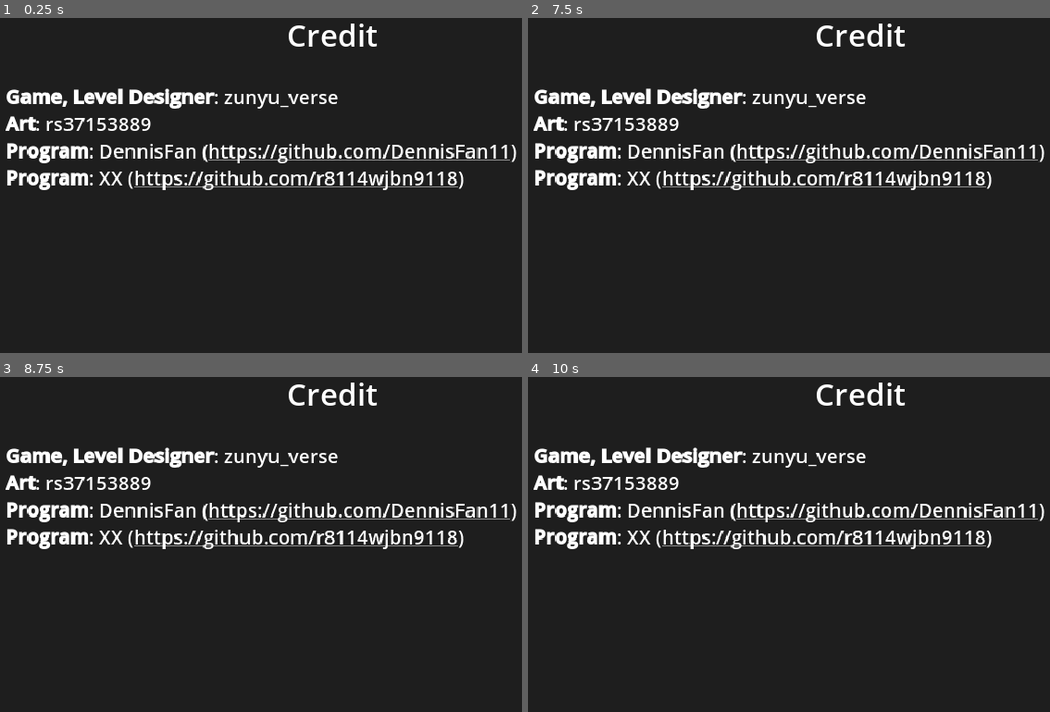
Above: before the commit, frames 1-4 (two rows, left to right).
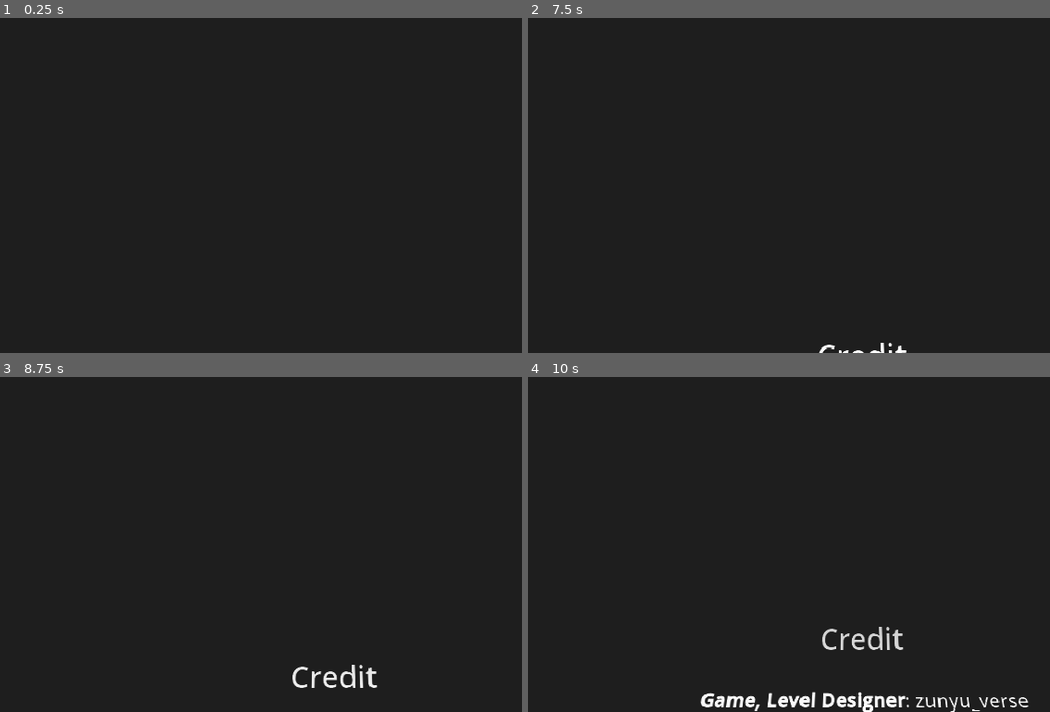
Above: after the commit, the same moments.

Repository: r8114wjbn9118/Hello-Godot-Game-Jam-1
Game: Godot game, scene res://scene/Credit.tscn
Two runs of this game, one before a commit and one after it. Both use one fixed random seed, a clock stepped at 60 frames per second and the inputs below. This scene is started directly instead of the project's main scene. The engine's default icon, where the game draws it, is replaced by a stand-in: a white triangle on a blue panel in a dark square. Sound files missing from this copy of the repository are replaced by a short silence.
Inputs (mouse positions are in pixels of both pictures, inside the frame that each line leads up to):
- Up to frame 1 (0.25 s): no input
- Up to frame 2 (7.5 s): tap Enter (ui_accept) at 0.5, 0.77, 1.25, 1.52, 2, 2.75, 3.02, 3.5, 3.77, 4.25, 4.52, 6.02, 6.77 s; move the mouse to (862, 152) at 0.52 s; press the mouse at (862, 152) at 0.53 s; hold Right (ui_right) 0.53-1.28 s; tap Z (z) at 0.8, 1.35, 2.3, 2.85, 3.8, 4.35, 5.3, 5.85, 6.8, 7.35 s; move the mouse to (710, 165) at 1.27 s; release the mouse at (710, 165) at 1.28 s; hold Down (ui_down) 1.28-2.03 s; click (710, 165) at 1.55 s; move the mouse to (935, 51) at 2.02 s; press the mouse at (935, 51) at 2.03 s; hold Right (ui_right) 2.03-2.78 s; move the mouse to (825, 229) at 2.77 s; release the mouse at (825, 229) at 2.78 s; hold Up (ui_up) 2.78-3.53 s; click (825, 229) at 3.05 s; move the mouse to (outside the picture) at 3.52 s; press the mouse at (outside the picture) at 3.53 s; hold Left (ui_left) 3.53-5.03 s; move the mouse to (637, 81) at 4.27 s; release the mouse at (637, 81) at 4.28 s; click (637, 81) at 4.55 s; move the mouse to (898, 145) at 5.02 s; press the mouse at (898, 145) at 5.03 s; hold Down (ui_down) 5.03-5.78 s; move the mouse to (752, 41) at 5.77 s; release the mouse at (752, 41) at 5.78 s; hold Right (ui_right) 5.78-6.53 s; click (752, 41) at 6.05 s; move the mouse to (1023, 125) at 6.52 s; press the mouse at (1023, 125) at 6.53 s; hold Up (ui_up) 6.53-7.28 s; move the mouse to (710, 165) at 7.27 s; release the mouse at (710, 165) at 7.28 s; hold Right (ui_right) from 7.28 s (still down)
- Up to frame 3 (8.75 s): tap Enter (ui_accept) at 7.52 s; click (182, 524) at 7.55 s; move the mouse to (407, 410) at 8.02 s; release Right (ui_right) at 8.03 s; press the mouse at (407, 410) at 8.03 s; hold Down (ui_down) from 8.03 s (still down); tap Z (z) at 8.3 s
- Up to frame 4 (10 s): move the mouse to (825, 588) at 8.77 s; release Down (ui_down) at 8.78 s; release the mouse at (825, 588) at 8.78 s; hold Left (ui_left) 8.78-9.53 s; tap Z (z) at 8.85, 9.8 s; tap Enter (ui_accept) at 9.02, 9.77 s; click (825, 588) at 9.05 s; move the mouse to (outside the picture) at 9.52 s; press the mouse at (outside the picture) at 9.53 s; hold Up (ui_up) from 9.53 s (still down)

The runs differ from the first frame. In frame 1, 6.8% of the frame differs, in the area x 1-99%, y 1-52%; in frame 2, 7.0%; in frame 3, 7.3%; in frame 4, 8.5%, in the area x 1-99%, y 1-100%.

Commit message:
end anime

Diff:
--- /dev/null
+++ b/scene/Credit.gdshader
@@ -0,0 +1,23 @@
+shader_type canvas_item;
+uniform sampler2D SCREEN_TEXTURE:hint_screen_texture;
+
+uniform vec2 screen_size = vec2(1000.0, 500.0);
+varying mat4 world_to_screen;
+varying mat4 screen_to_world;
+void vertex(){
+	world_to_screen = SCREEN_MATRIX * CANVAS_MATRIX;
+	screen_to_world = inverse(world_to_screen);
+}
+void fragment() {
+	vec2 uv = SCREEN_UV;
+	//uv = uv * 2.0 - 1.0;
+	//uv = (screen_to_world * vec4(uv,0,1)).xy;
+	//vec2 fix_screen_size = screen_size/2.0;
+	float h = 1.0+((1.0-uv.y)/2.0);
+	uv.x = (uv.x - 0.5)*h + 0.5;
+
+	//uv = (world_to_screen * vec4(uv,0,1)).xy;
+	//uv = uv * 0.5 + 0.5;
+	COLOR = texture(SCREEN_TEXTURE, uv);
+	//COLOR.rg = uv;
+}
--- a/scene/Credit.tscn
+++ b/scene/Credit.tscn
@@ -1,8 +1,52 @@
-[gd_scene load_steps=2 format=3 uid="uid://ca1dlcv0wq1f4"]
+[gd_scene load_steps=8 format=3 uid="uid://ca1dlcv0wq1f4"]
 
+[ext_resource type="Script" path="res://scene/credit.gd" id="1_5snkl"]
+[ext_resource type="Shader" path="res://scene/Credit.gdshader" id="1_g8yeg"]
 [ext_resource type="Script" path="res://scene/rich_text_label.gd" id="1_hhalx"]
 
+[sub_resource type="ShaderMaterial" id="ShaderMaterial_6lvr1"]
+shader = ExtResource("1_g8yeg")
+shader_parameter/screen_size = Vector2(500, 250)
+
+[sub_resource type="Animation" id="Animation_46aq2"]
+resource_name = "credit"
+length = 20.0
+tracks/0/type = "value"
+tracks/0/imported = false
+tracks/0/enabled = true
+tracks/0/path = NodePath("CanvasLayer/CanvasGroup/RichTextLabel:position")
+tracks/0/interp = 1
+tracks/0/loop_wrap = true
+tracks/0/keys = {
+"times": PackedFloat32Array(0, 20),
+"transitions": PackedFloat32Array(1, 1),
+"update": 0,
+"values": [Vector2(1, 785), Vector2(0, 0)]
+}
+
+[sub_resource type="Animation" id="Animation_o0003"]
+length = 0.001
+tracks/0/type = "value"
+tracks/0/imported = false
+tracks/0/enabled = true
+tracks/0/path = NodePath("CanvasLayer/CanvasGroup/RichTextLabel:position")
+tracks/0/interp = 1
+tracks/0/loop_wrap = true
+tracks/0/keys = {
+"times": PackedFloat32Array(0),
+"transitions": PackedFloat32Array(1),
+"update": 0,
+"values": [Vector2(1, 785)]
+}
+
+[sub_resource type="AnimationLibrary" id="AnimationLibrary_kxf08"]
+_data = {
+"RESET": SubResource("Animation_o0003"),
+"credit": SubResource("Animation_46aq2")
+}
+
 [node name="Credit" type="Node2D"]
+script = ExtResource("1_5snkl")
 
 [node name="CanvasLayer" type="CanvasLayer" parent="."]
 
@@ -27,29 +71,38 @@
 grow_vertical = 2
 color = Color(0.118581, 0.118581, 0.118581, 1)
 
-[node name="RichTextLabel" type="RichTextLabel" parent="CanvasLayer/Control"]
-layout_mode = 1
-anchors_preset = 15
-anchor_right = 1.0
-anchor_bottom = 1.0
-offset_left = 55.0
-offset_top = 76.0
-offset_right = -56.0
-offset_bottom = -55.0
+[node name="CanvasGroup" type="CanvasGroup" parent="CanvasLayer"]
+material = SubResource("ShaderMaterial_6lvr1")
+
+[node name="RichTextLabel" type="RichTextLabel" parent="CanvasLayer/CanvasGroup"]
+anchors_preset = 8
+anchor_left = 0.5
+anchor_top = 0.5
+anchor_right = 0.5
+anchor_bottom = 0.5
+offset_left = 1.0
+offset_top = 785.0
+offset_right = 961.0
+offset_bottom = 1321.0
 grow_horizontal = 2
 grow_vertical = 2
 bbcode_enabled = true
-text = "
-[font_size=40][center]Credit[/center][/font_size]
+text = "[center]
+[font_size=40]Credit[/font_size]
 [font_size=25]
-[b]Game, Level Designer[/b]: zunyu_verse
-[b]Art[/b]: rs37153889
-[b]Program[/b]: DennisFan ([url]https://github.com/DennisFan11[/url])
-[b]Program[/b]: XX ([url]https://github.com/r8114wjbn9118[/url])
+[b] Game, Level Designer[/b]: zunyu_verse
+[b] Art[/b]: rs37153889
+[b] Program[/b]: DennisFan ([url]https://github.com/DennisFan11[/url])
+[b] Program[/b]: XX ([url]https://github.com/r8114wjbn9118[/url])
 [/font_size]
 
-
+[/center]
 "
 script = ExtResource("1_hhalx")
 
-[connection signal="meta_clicked" from="CanvasLayer/Control/RichTextLabel" to="CanvasLayer/Control/RichTextLabel" method="_on_meta_clicked"]
+[node name="AnimationPlayer" type="AnimationPlayer" parent="."]
+libraries = {
+"": SubResource("AnimationLibrary_kxf08")
+}
+
+[connection signal="meta_clicked" from="CanvasLayer/CanvasGroup/RichTextLabel" to="CanvasLayer/CanvasGroup/RichTextLabel" method="_on_meta_clicked"]
--- /dev/null
+++ b/scene/credit.gd
@@ -0,0 +1,11 @@
+extends Node2D
+
+
+# Called when the node enters the scene tree for the first time.
+func _ready() -> void:
+	$AnimationPlayer.play("credit")
+
+
+# Called every frame. 'delta' is the elapsed time since the previous frame.
+func _process(delta: float) -> void:
+	pass
--- a/scene/end.tscn
+++ b/scene/end.tscn
@@ -1,9 +1,15 @@
-[gd_scene load_steps=10 format=3 uid="uid://cqe7ynybyj5hp"]
+[gd_scene load_steps=17 format=3 uid="uid://cqe7ynybyj5hp"]
 
 [ext_resource type="Script" path="res://script/end.gd" id="1_1cnwt"]
 [ext_resource type="Texture2D" uid="uid://cxqothrvfx6ja" path="res://image/過關畫面/影格2.png" id="1_kspbj"]
 [ext_resource type="Texture2D" uid="uid://bho4k7u6fqrmi" path="res://image/過關畫面/影格3.png" id="2_e7orx"]
 [ext_resource type="FontFile" uid="uid://cs0w3u1dnd1dh" path="res://fonts/Cubic_11.ttf" id="3_ihvni"]
+[ext_resource type="Texture2D" uid="uid://mlxt2fi5iqhm" path="res://image/故事用插圖/1.png" id="5_awcjw"]
+[ext_resource type="Texture2D" uid="uid://48s7wn8cbhwr" path="res://image/故事用插圖/2.png" id="6_q8b5m"]
+[ext_resource type="Texture2D" uid="uid://btjcod0yvcs33" path="res://image/故事用插圖/3.png" id="7_ave6w"]
+[ext_resource type="Texture2D" uid="uid://cw3dtlesn2822" path="res://image/故事用插圖/4.png" id="8_bbp50"]
+[ext_resource type="Texture2D" uid="uid://uqvs7kjl0d3u" path="res://image/故事用插圖/5.png" id="9_n7n54"]
+[ext_resource type="Texture2D" uid="uid://dukm8bsbsrkp0" path="res://image/故事用插圖/6.png" id="10_1rq3e"]
 
 [sub_resource type="LabelSettings" id="LabelSettings_5mqpo"]
 line_spacing = 8.0
@@ -35,6 +41,18 @@
 "transitions": PackedFloat32Array(1),
 "update": 0,
 "values": [Color(1, 1, 1, 1)]
+}
+tracks/2/type = "value"
+tracks/2/imported = false
+tracks/2/enabled = true
+tracks/2/path = NodePath("img:position")
+tracks/2/interp = 1
+tracks/2/loop_wrap = true
+tracks/2/keys = {
+"times": PackedFloat32Array(0),
+"transitions": PackedFloat32Array(1),
+"update": 0,
+"values": [Vector2(0, 0)]
 }
 
 [sub_resource type="Animation" id="Animation_dsv3m"]
@@ -83,11 +101,53 @@
 "values": [Color(1, 1, 1, 1), Color(1, 1, 1, 0)]
 }
 
+[sub_resource type="Animation" id="Animation_aoqkb"]
+resource_name = "story01"
+length = 70.0
+step = 0.5
+tracks/0/type = "value"
+tracks/0/imported = false
+tracks/0/enabled = true
+tracks/0/path = NodePath("img:texture")
+tracks/0/interp = 1
+tracks/0/loop_wrap = true
+tracks/0/keys = {
+"times": PackedFloat32Array(5, 15, 25, 35, 45, 55),
+"transitions": PackedFloat32Array(1, 1, 1, 1, 1, 1),
+"update": 1,
+"values": [ExtResource("5_awcjw"), ExtResource("6_q8b5m"), ExtResource("7_ave6w"), ExtResource("8_bbp50"), ExtResource("9_n7n54"), ExtResource("10_1rq3e")]
+}
+tracks/1/type = "value"
+tracks/1/imported = false
+tracks/1/enabled = true
+tracks/1/path = NodePath("img:modulate")
+tracks/1/interp = 1
+tracks/1/loop_wrap = true
+tracks/1/keys = {
+"times": PackedFloat32Array(0, 5, 5.5, 14.5, 15, 15.5, 24.5, 25, 25.5, 34.5, 35, 35.5, 44.5, 45, 45.5, 54.5, 55, 55.5),
+"transitions": PackedFloat32Array(1, 1, 1, 1, 1, 1, 1, 1, 1, 1, 1, 1, 1, 1, 1, 1, 1, 1),
+"update": 0,
+"values": [Color(1, 1, 1, 0), Color(1, 1, 1, 0), Color(1, 1, 1, 1), Color(1, 1, 1, 1), Color(1, 1, 1, 0), Color(1, 1, 1, 1), Color(1, 1, 1, 1), Color(1, 1, 1, 0), Color(1, 1, 1, 1), Color(1, 1, 1, 1), Color(1, 1, 1, 0), Color(1, 1, 1, 1), Color(1, 1, 1, 1), Color(1, 1, 1, 0), Color(1, 1, 1, 1), Color(1, 1, 1, 1), Color(1, 1, 1, 0), Color(1, 1, 1, 1)]
+}
+tracks/2/type = "value"
+tracks/2/imported = false
+tracks/2/enabled = true
+tracks/2/path = NodePath("img:position")
+tracks/2/interp = 1
+tracks/2/loop_wrap = true
+tracks/2/keys = {
+"times": PackedFloat32Array(0),
+"transitions": PackedFloat32Array(1),
+"update": 0,
+"values": [Vector2(0, 0)]
+}
+
 [sub_resource type="AnimationLibrary" id="AnimationLibrary_ow1vc"]
 _data = {
 "RESET": SubResource("Animation_6jeoe"),
 "anim": SubResource("Animation_dsv3m"),
-"fadein": SubResource("Animation_et7ad")
+"fadein": SubResource("Animation_et7ad"),
+"story01": SubResource("Animation_aoqkb")
 }
 
 [node name="End" type="Control"]
--- a/script/GameManager.gd
+++ b/script/GameManager.gd
@@ -39,7 +39,7 @@
 	"select": "res://scene/selectLevel.tscn",
 	"start": "res://scene/start.tscn",
 	"end": "res://scene/end.tscn",
-	"creddit": "res://scene/Credit.tscn"
+	"credit": "res://scene/Credit.tscn"
 }
 
 func goto_scene(target:String):
--- a/script/end.gd
+++ b/script/end.gd
@@ -6,14 +6,14 @@
 var original_img_pos
 var shock_offset
 var timer
-var frequency = PI * 10
+
 var window_size
 var max_x
 
 func _ready() -> void:
 	SoundManager.play_BGM(SoundManager.BGM.ED)
 
-func _physics_process(delta: float) -> void:
+func _process(delta: float) -> void:
 	if state == "shock":
 		shock(delta)
 
@@ -27,6 +27,7 @@
 
 func shock(delta):
 	timer += delta
+	const frequency = PI * 10
 	var offset_x = clamp(sin(timer * frequency) * 10 * min(timer, 3) ** 2, -max_x, max_x)
 	var offset_y = window_size.y * (3 - sqrt(9 - (timer - 3) ** 2)) if timer >= 3 else 0
 	img.position = original_img_pos + Vector2(offset_x, offset_y)
@@ -34,9 +35,13 @@
 		$anim.play("fadein")
 
 
+
 func start_show():
+	print("start_show")
 	state = "show"
 	%text.text = tr("end_1")
+	$anim.play("story01")
+	$anim.animation_finished.connect(End)
 
 
 
@@ -46,5 +51,5 @@
 	if anim_name == "fadein":
 		start_show()
 
-func End():
+func End(anim_name: StringName):
 	GameManager.goto_scene("credit")
